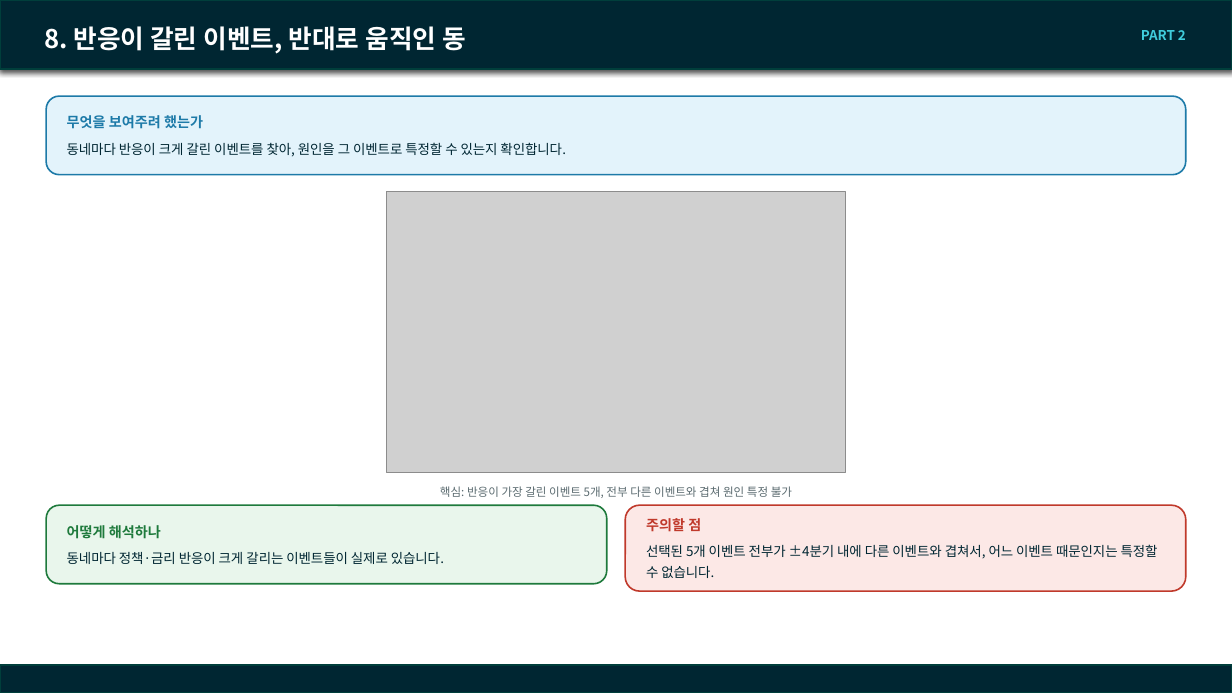
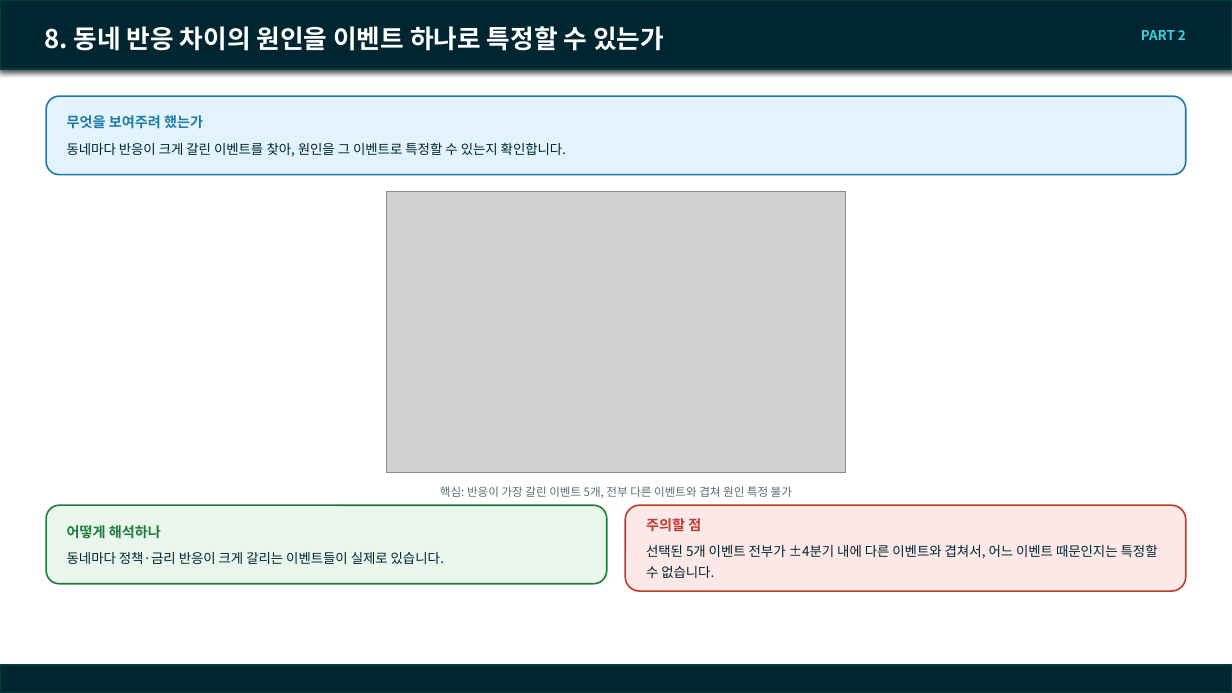
Before and after one commit to SunooJ-KR/Boomingup, a slide deck: slide 17 of eda/docs/260916_team_meeting.pptx. Drawn at 1232x693 pixels with LibreOffice and Linux fonts; fonts in the diff are those of the drawing; grey boxes stand for pictures; background and template pictures are left out. Boxes give left, top, right and bottom in pixels: in the first picture for what was removed or moved away, otherwise in the second. Text is boxed around its words. In the diff, an @@ line names an element or a change of style, - is before the commit and + after.

Commit message:
docs(eda): 분석 슬라이드 제목을 결론이 아닌 질문(목표)형으로 전면 수정
18개 분석 슬라이드(1~10번 축) 제목이 전부 "무엇을 봤더니 이랬다"는
결론을 바로 담고 있어서, 배경 설명 없이 제목만 보면 무슨 얘긴지 알기
어렵다는 지적을 반영했다. 각 슬라이드의 목적(purpose_box) 문구와
맞춰 "~는가" 질문형으로 바꿔, 제목만 봐도 이 슬라이드가 무엇을
확인하려는 건지 알 수 있게 했다. 결론은 기존처럼 본문(캡션·색상 박스)에
그대로 남는다.

```diff
--- a/eda/docs/260916_team_meeting.pptx
+++ b/eda/docs/260916_team_meeting.pptx
@@ title at (x1=44, y1=26, x2=664, y2=51): text changed @@
-8. 반응이 갈린 이벤트, 반대로 움직인 동
+8. 동네 반응 차이의 원인을 이벤트 하나로 특정할 수 있는가
```
Also in this commit, not shown: 18 other slides changed, 1 other file.
